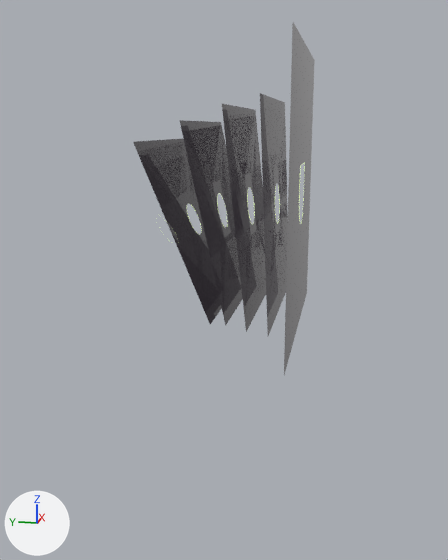
An edit to the glTF model scroll2/models/P/Tube1.glb, drawn before and after from the same camera.
One viewpoint serves both versions: a 50 mm camera at (-22.48, -2.16, 2.28) aimed at (-0.17, 2.3, -3.29). Lighting does not change. The marker at lower left points along +X, +Y and +Z. Vertices at the same position are counted once.

Script lines for the objects in view, before the commit:
```python
ob_circle_001 = bpy.data.objects.new('Circle.001', me_beziercircle_005)
ob_circle_001.location = (0.0, 2.39, -0.69)
ob_circle_001.rotation_euler = (1.351, 0.0, 0.0)  # degrees (77, 0, 0)
ob_circle_001.scale = (0.64, 0.64, 0.894)
ob_circle_002 = bpy.data.objects.new('Circle.002', me_beziercircle_005)
ob_circle_002.location = (0.0, 3.47, -1.05)
ob_circle_002.rotation_euler = (1.173, 0.0, 0.0)  # degrees (67, 0, 0)
ob_circle_002.scale = (0.621, 0.613, 0.856)
ob_circle_007 = bpy.data.objects.new('Circle.007', me_beziercircle_005)
ob_circle_007.location = (0.0, 1.32, -0.49)
ob_circle_007.rotation_euler = (1.458, 0.0, 0.0)  # degrees (84, 0, 0)
ob_circle_007.scale = (0.686, 0.686, 0.957)
ob_plane = bpy.data.objects.new('Plane', me_plane)
ob_plane.location = (0.0, -0.5, 0.0)
ob_plane.rotation_euler = (1.571, 0.0, 0.0)  # degrees (90, 0, 0)
ob_plane_001 = bpy.data.objects.new('Plane.001', me_plane_003)
ob_plane_001.location = (0.0, 3.49, -0.99)
ob_plane_001.rotation_euler = (1.175, 0.0, 0.0)  # degrees (67, 0, 0)
ob_plane_001.scale = (0.621, 0.613, 0.856)
ob_plane_002 = bpy.data.objects.new('Plane.002', me_plane_003)
ob_plane_002.location = (0.0, 1.33, -0.43)
ob_plane_002.rotation_euler = (1.459, 0.0, 0.0)  # degrees (84, 0, 0)
ob_plane_002.scale = (0.686, 0.686, 0.957)
ob_plane_003 = bpy.data.objects.new('Plane.003', me_plane_003)
ob_plane_003.location = (0.0, 0.37, -0.32)
ob_plane_003.rotation_euler = (1.523, 0.0, 0.0)  # degrees (87, 0, 0)
ob_plane_003.scale = (0.717, 0.717, 1.0)
ob_plane_004 = bpy.data.objects.new('Plane.004', me_plane_003)
ob_plane_004.location = (0.0, 2.41, -0.63)
ob_plane_004.rotation_euler = (1.352, 0.0, 0.0)  # degrees (77, 0, 0)
ob_plane_004.scale = (0.64, 0.64, 0.894)
# me_plane_003
# before: 0 (-5.0, -5.0, 0.0) at pixel (206, 315), 1 (5.0, -5.0, 0.0), 66 (5.0, -5.54, 0.0), 67 (-5.0, -5.54, 0.0) at pixel (210, 324)
```
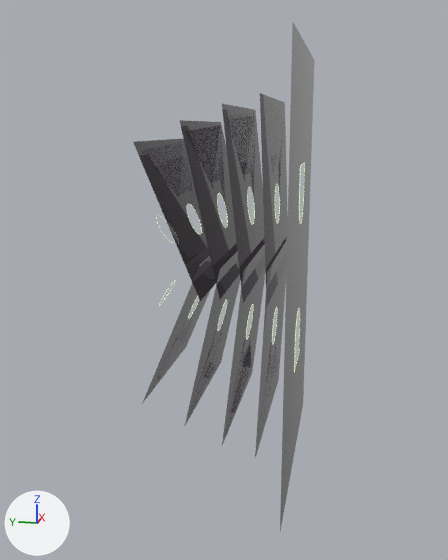
The edits, one by one:
me_plane has 64 vertices, 64 faces and spans x -5.0..5.0, y -5.0..5.0, z 0.0.
me_plane is used by ob_plane; location (0.0, -0.5, 0.0); rotation (1.571, 0.0, 0.0), in degrees (90, 0, 0).
Part 1, on me_plane:
Vertex 0 of me_plane moves from (-5.0, -5.0, 0.0) at pixel (283, 376) to (-5.0, -2.77, 0.0) at pixel (285, 305).
Vertex 1 of me_plane moves from (5.0, -5.0, 0.0) at pixel (306, 292) to (5.0, -2.77, 0.0) at pixel (308, 244).
me_plane_003 has 128 vertices, 128 faces and spans x -5.0..5.0, y -5.54..5.0, z 0.0.
me_plane_003 is used by ob_plane_003; location (0.0, 0.37, -0.32); rotation (1.523, 0.0, 0.0), in degrees (87, 0, 0); scale (0.717, 0.717, 1.0).
Part 2, on me_plane_003:
Vertices 0, 1, 66, 67 of me_plane_003 move by (0.0, 1.4, 0.0).
me_beziercircle_005 is used by ob_circle_007; location (0.0, 1.32, -0.49); rotation (1.458, 0.0, 0.0), in degrees (84, 0, 0); scale (0.686, 0.686, 0.957).
me_beziercircle_005 had 1056 vertices, 2112 faces and spanned x -1.0..1.0, y -1.0..1.0, z 0.0.
me_beziercircle_005 now has 1152 vertices, 2304 faces and spans x -1.0..1.0, y -1.0..1.0, z -0.01..0.01.
me_beziercircle_005 part 3: 193 vertices moved from x -1.0..1.0, y -1.0..1.0, z 0.0 to x -1.0..1.0, y -1.0..1.0, z 0.0..0.01; 653 vertices removed from x -1.0..1.0, y -1.0..1.0, z 0.0; 749 vertices added at x -1.0..1.0, y -1.0..1.0, z -0.01..0.01.
me_beziercircle_005 part 4: the surface is now shaded smooth.
Object 'Circle.010' (ob_circle_010) is new; it shows me_beziercircle_005.
Its location is (0.0, 3.47, -4.38).
Its rotation in degrees is (67, -180, 0).
Its scale is (0.621, 0.613, 0.856).
Object 'Plane.008' (ob_plane_008) is new; it shows me_plane_003.
Its location is (0.0, 3.49, -4.43).
Its rotation in degrees is (67, -180, 0).
Its scale is (0.621, 0.613, 0.856).
Object 'Plane.007' (ob_plane_007) is new; it shows me_plane_003.
Its location is (0.0, 2.41, -4.79).
Its rotation in degrees is (77, -180, 0).
Its scale is (0.64, 0.64, 0.894).
Object 'Circle.008' (ob_circle_008) is new; it shows me_beziercircle_005.
Its location is (0.0, 1.32, -4.93).
Its rotation in degrees is (84, -180, 0).
Its scale is (0.686, 0.686, 0.957).
Object 'Plane.006' (ob_plane_006) is new; it shows me_plane_003.
Its location is (0.0, 1.33, -5.0).
Its rotation in degrees is (84, -180, 0).
Its scale is (0.686, 0.686, 0.957).
Object 'Circle.005' (ob_circle_005) is new; it shows me_beziercircle_005.
Its location is (0.0, 0.36, -5.03).
Its rotation in degrees is (87, -180, 0).
Its scale is (0.717, 0.717, 1.0).
Object 'Plane.005' (ob_plane_005) is new; it shows me_plane_003.
Its location is (0.0, 0.37, -5.1).
Its rotation in degrees is (87, -180, 0).
Its scale is (0.717, 0.717, 1.0).
Object 'Shield.002' (ob_shield_002) is new; it shows me_beziercircle_001.
Its location is (0.0, -0.51, -5.33).
Its rotation in degrees is (90, -180, 0).
Object 'Plane.009' (ob_plane_009) is new; it shows me_plane.
Its location is (0.0, -0.5, -5.42).
Its rotation in degrees is (90, -180, 0).

Location of each change, (x1, y1, x2, y2) in pixels of the pictures (448 x 560 px; the box of a moved part takes in the faces that stretch with it):
'Plane.004', reshaped (13% shorter)
    before: (179, 120, 243, 325)
    after: (179, 120, 240, 299)
'Plane.002', reshaped (13% shorter)
    before: (222, 104, 266, 332)
    after: (222, 104, 265, 303)
'Plane.001', reshaped (7% narrower, 12% shorter)
    before: (133, 139, 222, 324)
    after: (133, 139, 216, 301)
'Plane.009', added
    after: (280, 243, 309, 531)
'Plane.006', added
    after: (222, 244, 266, 445)
'Plane.005', added
    after: (255, 240, 287, 458)
'Plane.007', added
    after: (184, 252, 240, 427)
'Plane.008', added
    after: (142, 256, 212, 404)
'Shield.002', added
    after: (294, 309, 300, 372)
'Circle.007', reshaped
    before: (247, 194, 255, 225)
    after: (247, 190, 255, 225)
'Circle.005', added
    after: (272, 309, 277, 344)
'Circle.008', added
    after: (246, 308, 253, 339)
'Circle.009', now drawn
    after: (218, 300, 227, 330)
part 1 of me_plane, moved or reshaped
    before: (284, 166, 308, 375)
    after: (280, 166, 308, 527)
part 2 of me_plane_003, moved or reshaped
    before: (188, 139, 288, 336)
    after: (143, 139, 288, 456)
part 3 of me_beziercircle_005, moved or reshaped
    before: (191, 187, 280, 233)
    after: (189, 187, 280, 344)
